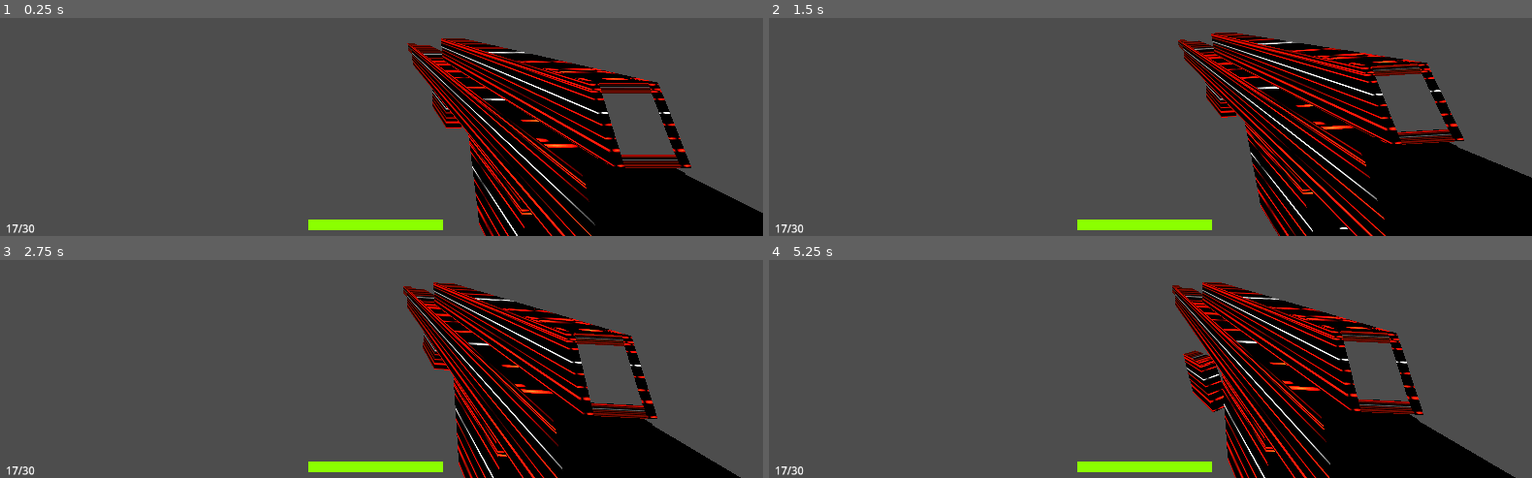
Above: before the commit, frames 1-4 (two rows, left to right).
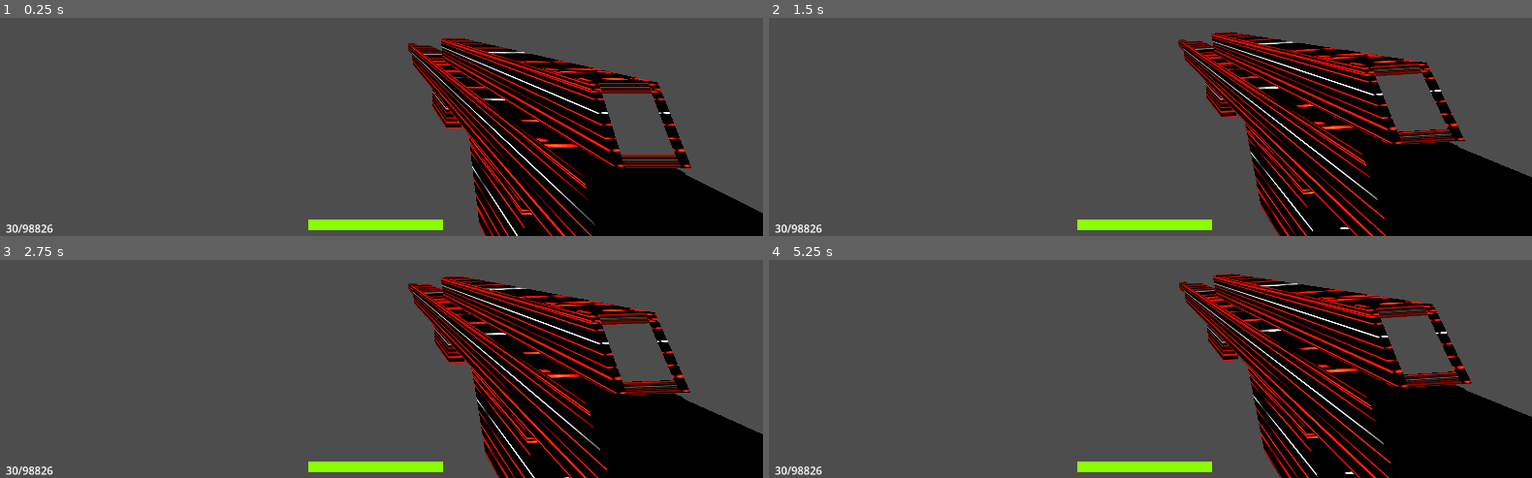
Above: after the commit, the same moments.

Repository: nekochiiUwU/gnaktap
Game: Godot game, scene res://player.tscn
Two runs of this game, one before a commit and one after it. Both use one fixed random seed, a clock stepped at 60 frames per second and the inputs below. This scene is started directly instead of the project's main scene.
Inputs (mouse positions are in pixels of both pictures, inside the frame that each line leads up to):
- Up to frame 1 (0.25 s): no input
- Up to frame 2 (1.5 s): move the mouse to (outside the picture) at 0.52 s; press the mouse at (outside the picture) at 0.53 s; hold D (move_right) 0.53-1.28 s; tap Space (jump) at 0.77 s; move the mouse to (990, 39) at 1.27 s; release the mouse at (990, 39) at 1.28 s; hold S (move_backward) from 1.28 s (still down); tap Down (camera_down) at 1.35 s
- Up to frame 3 (2.75 s): tap Space (jump) at 1.52 s; click (221, 281) at 1.55 s; move the mouse to (outside the picture) at 2.02 s; release S (move_backward) at 2.03 s; press the mouse at (outside the picture) at 2.03 s; hold D (move_right) from 2.03 s (still down); tap Left (camera_left) at 2.1 s
- Up to frame 4 (5.25 s): move the mouse to (1104, 347) at 2.77 s; release D (move_right) at 2.78 s; release the mouse at (1104, 347) at 2.78 s; hold W (move_forward) 2.78-3.53 s; tap Right (camera_right) at 2.85 s; tap Space (jump) at 3.02, 3.77, 4.52 s; click (1104, 347) at 3.05 s; move the mouse to (1379, 325) at 3.52 s; press the mouse at (1379, 325) at 3.53 s; hold A (move_left) 3.53-5.03 s; tap Up (camera_up) at 3.6 s; tap R (reload) at 4.15 s; move the mouse to (outside the picture) at 4.27 s; release the mouse at (outside the picture) at 4.28 s; tap E (interact) at 4.35 s; click (outside the picture) at 4.55 s; move the mouse to (1181, 260) at 5.02 s; press the mouse at (1181, 260) at 5.03 s; hold S (move_backward) from 5.03 s (still down); tap Z (lock_mouse) at 5.1 s

The runs differ from the first frame. In frame 1, 0.1% of the frame differs, in the area x 0-7%, y 94-99%; in frame 2, 3.4%; in frame 3, 17%; in frame 4, 20%, in the area x 0-100%, y 6-100%.
Error before the commit: Invalid access to property or key 'time' on a base object of type 'null instance'. (res://Player.gd:169)
Error after the commit: Invalid access to property or key 'time' on a base object of type 'null instance'. (res://Player.gd:174)

Commit message:
stats implémentées en 2-2

Diff:
--- a/Player.gd
+++ b/Player.gd
@@ -59,6 +59,7 @@
 		get_node("Head/Light").queue_free()
 		get_node("Head/UI").queue_free()
 		get_node("%Camera").queue_free()
+	update_stats()
 
 
 func calibrate_ui():
@@ -156,6 +157,10 @@
 		get_node("Arm/Hand").position.x = get_node("Arm/Hand").rotation.z / 4
 		get_node("%Camera").fov = (get_node("%Camera").fov - 120) / 1.2 + 120
 
+		if position.y < -30:
+			die()
+
+
 func _process(_delta):
 	if is_multiplayer_authority():
 		rpc("online_syncronisation", position, rotation, get_node("Head").rotation, health, get_node("%Weapon").position)
@@ -166,12 +171,12 @@
 
 
 func try_shoot():
-	if shot_time - Game.time + 60/fire_rate > 0:
+	if shot_time - Game.time + fire_rate > 0:
 		return
 	if reloading:
 		return
 	if ammo == 0:
-		if !reloading and !Input.is_action_just_pressed("shoot"):
+		if !reloading and Input.is_action_just_pressed("shoot"):
 			reload() #ou pas, au choix
 		return
 	if weapon_type == "full auto":
@@ -258,6 +263,21 @@
 	process_mode = Node.PROCESS_MODE_INHERIT
 
 
+func update_stats():
+	var p = inventory["points"]
+	speed = 5 + p["speed"]/10 #au hasard
+	air_speed = speed * 6
+	damages = int(exp(1.2 * 0.8 * log(p["damages"])) + 4) # je recopie tel quel mon code scratch btw
+	fire_rate = 2.5 - exp(0.21 * log(p["fire_rate"]))
+	accuracy = 11.5 - exp(0.65 * log(p["accuracy"]))
+	recoil = 9 - exp(0.51 * log(p["recoil"]))
+	max_ammo = int(p["max_ammo"]*exp(0.27 * p["max_ammo"]) - 8) # ????
+	reload_speed = 8 - exp(0.55 * log(p["reload_speed"]))
+	bullet_speed = exp(0.85 * log(p["bullet_speed"]))
+	update_ammo()
+	print(p)
+
+
 @rpc("authority", "call_local", "unreliable", 2)
 func shoot(pos, rot):
 	var new_bullet = bullet.instantiate()
@@ -265,7 +285,7 @@
 	new_bullet.rotation_degrees = rot
 	new_bullet.set_script(load("res://bullet.gd"))
 	new_bullet.damages = damages
-	new_bullet.speed = bullet_speed
+	new_bullet.speed = bullet_speed # faire en rpc !
 	new_bullet._owner = name
 	if is_multiplayer_authority():
 		new_bullet.collision_mask = 0b110
--- a/Shop.gd
+++ b/Shop.gd
@@ -37,7 +37,12 @@
 func buy_stat(stat):
 	inventory["points"][str(stat)] -= 1
 	update_upgrade_ui()
-	get_node("/root/Game/Entities/Players/"+str(multiplayer.get_unique_id())).inventory["points"][str(stat)] += 1
+	for key in inventory["points"].keys():
+		if key != str(stat):
+			get_node("/root/Game/Entities/Players/"+str(multiplayer.get_unique_id())).inventory["points"][str(key)] -= 1/8
+		else:
+			get_node("/root/Game/Entities/Players/"+str(multiplayer.get_unique_id())).inventory["points"][str(key)] += 1
+	get_node("/root/Game/Entities/Players/"+str(multiplayer.get_unique_id())).update_stats()
 
 
 func interact():
--- a/map.tscn
+++ b/map.tscn
@@ -106,7 +106,6 @@
 shape = SubResource("BoxShape3D_vunb1")
 
 [node name="Area3D" type="Area3D" parent="Shop"]
-transform = Transform3D(1, 0, 0, 0, 1, 0, 0, 0, 1, 0, 0, 0)
 
 [node name="CollisionShape3D" type="CollisionShape3D" parent="Shop/Area3D"]
 shape = SubResource("SphereShape3D_j2e3c")
Not shown: 2 places in mesh.tres that only renumber resources
